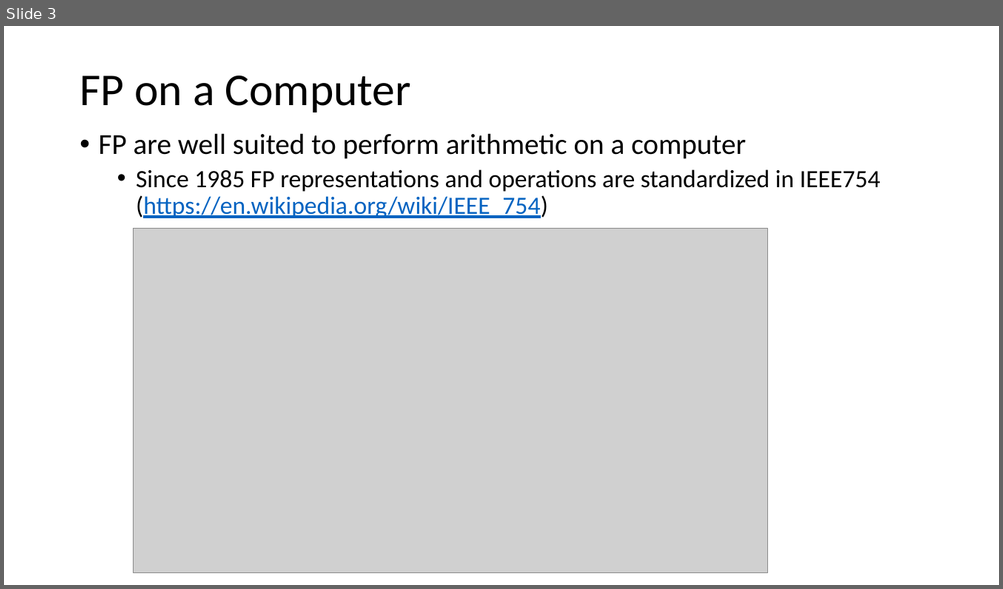
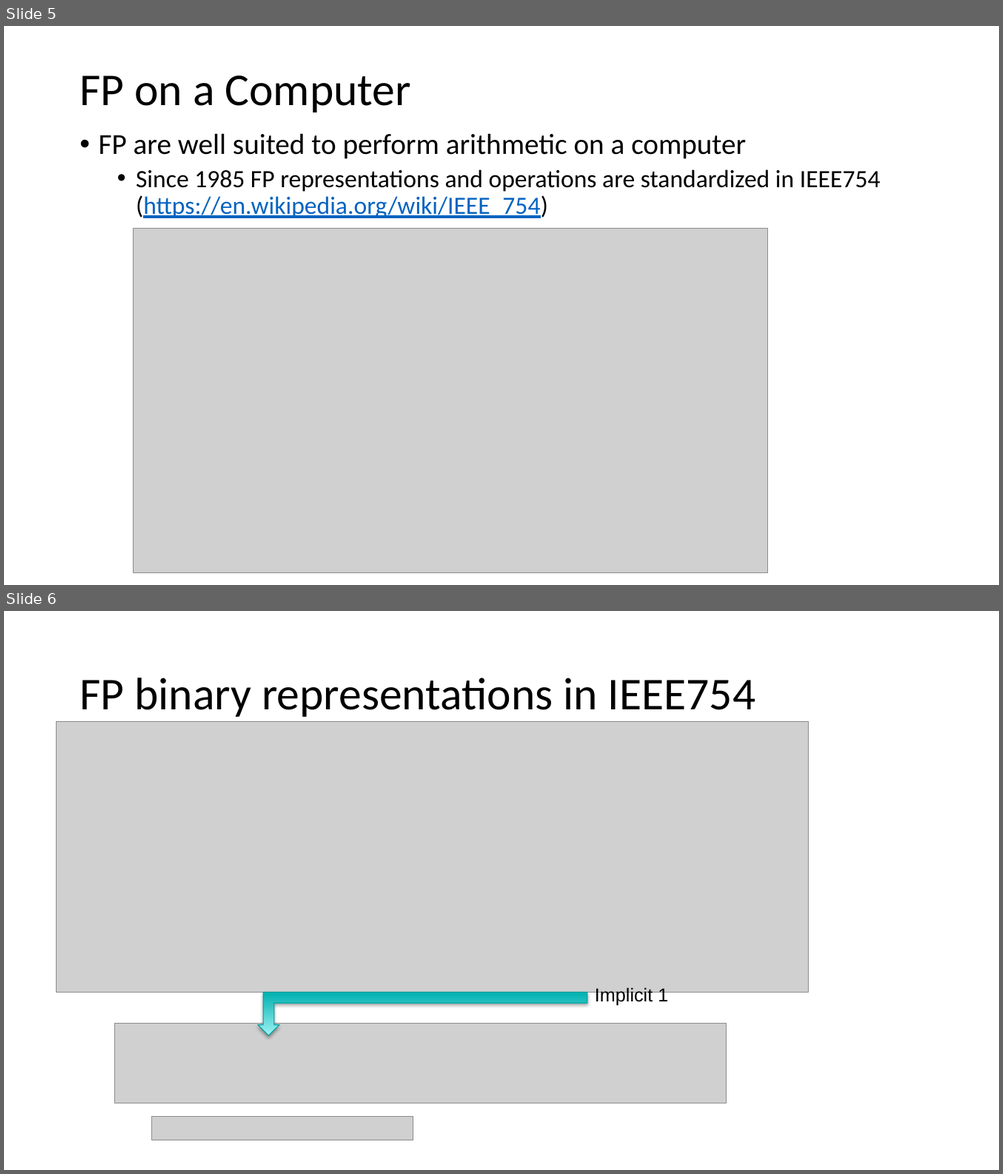
Before and after one commit to VinInn/FPCourse, a slide deck: Slides/FPforScientist.pptx. Shown one above the other, each under a label of ours: slide 3 before the commit, slides 5 and 6 after it. The pictures are 1003x589 and 1003x1174 pixels, drawn with LibreOffice and Linux fonts; fonts in the diff are those of the drawing; grey boxes stand for pictures. Boxes give left, top, right and bottom in pixels: in the first picture for what was removed or moved away, otherwise in the second. Text is boxed around its words. In the diff, an @@ line names an element or a change of style, - is before the commit and + after.

```diff
--- a/Slides/FPforScientist.pptx
+++ b/Slides/FPforScientist.pptx
@@ slide 6 added at [4, 611, 999, 1170], background #FFFFFF @@
@@ title added at [79, 678, 755, 717], 44 pt, text #000000 @@
+FP binary representations in IEEE754
@@ picture added at [57, 721, 808, 992] @@
@@ text added at [595, 987, 668, 1006], 18 pt, text #000000 @@
+Implicit 1
@@ freeform shape added at [258, 992, 587, 1036], fill gradient #9DF3F3 to #00B0B0, outline #009999 0.75 pt @@
@@ picture added at [114, 1024, 726, 1103] @@
@@ picture added at [152, 1117, 413, 1141] @@
@@ what was slide 3 is now slide 5 @@
```
Also in this commit, not shown: 1 slide changed, 5 other slides added.
